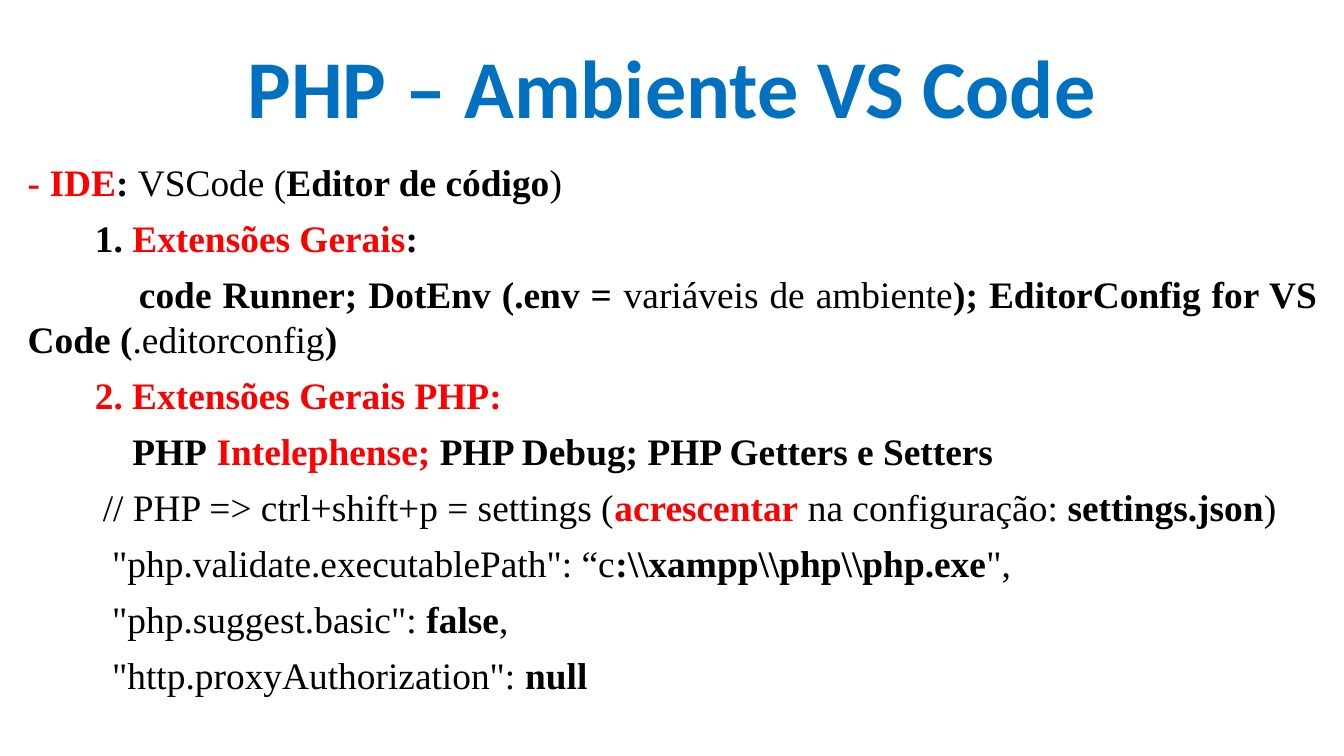
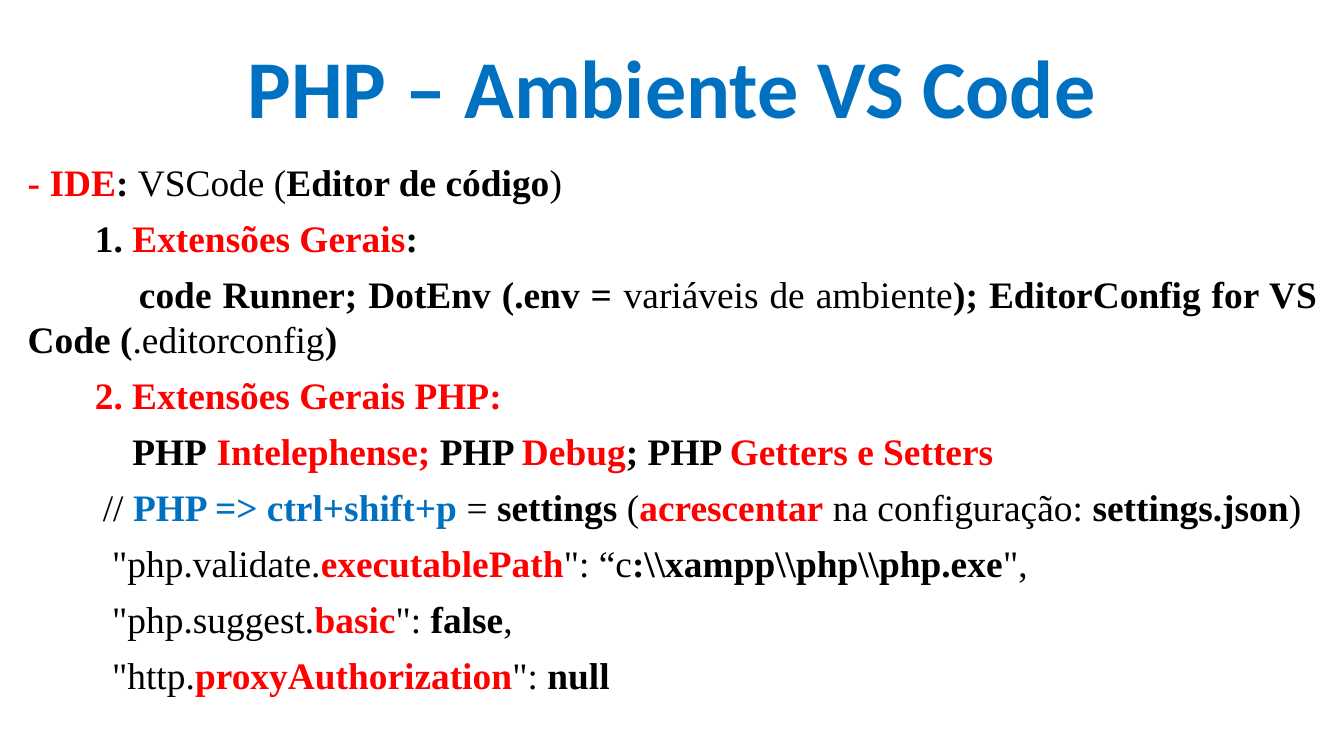
Before and after one commit to CloudEducationBrazil/WydenDesenvolvimentoWebPHP, a slide deck: slide 7 of 01 Classes/Aula 12 e 13 Desenvolvimento Web PHP - PHP.pptx (slide 6 before the commit). Drawn at 1344x756 pixels with LibreOffice and Linux fonts; fonts in the diff are those of the drawing; background and template pictures are left out. Boxes give left, top, right and bottom in pixels: in the first picture for what was removed or moved away, otherwise in the second. Text is boxed around its words. In the diff, an @@ line names an element or a change of style, - is before the commit and + after.

```diff
--- a/01 Classes/Aula 12 e 13 Desenvolvimento Web PHP - PHP.pptx
+++ b/01 Classes/Aula 12 e 13 Desenvolvimento Web PHP - PHP.pptx
@@ text at (112,439,1302,696): text colour #000000 to #FF0000 in "Debug; Getters e Setters", ""php.validate.executablePath":", ""php.suggest.basic":", ""http.proxyAuthorization":"; text colour #000000 to #0070C0 in "PHP => ctrl+shift+p"; bold on in "PHP => ctrl+shift+p settings", ""php.validate.executablePath":", ""php.suggest.basic":", ""http.proxyAuthorization":" @@
```
Also in this commit, not shown: 2 other slides changed, 1 slide added, 1 slide removed, 25 other files.
